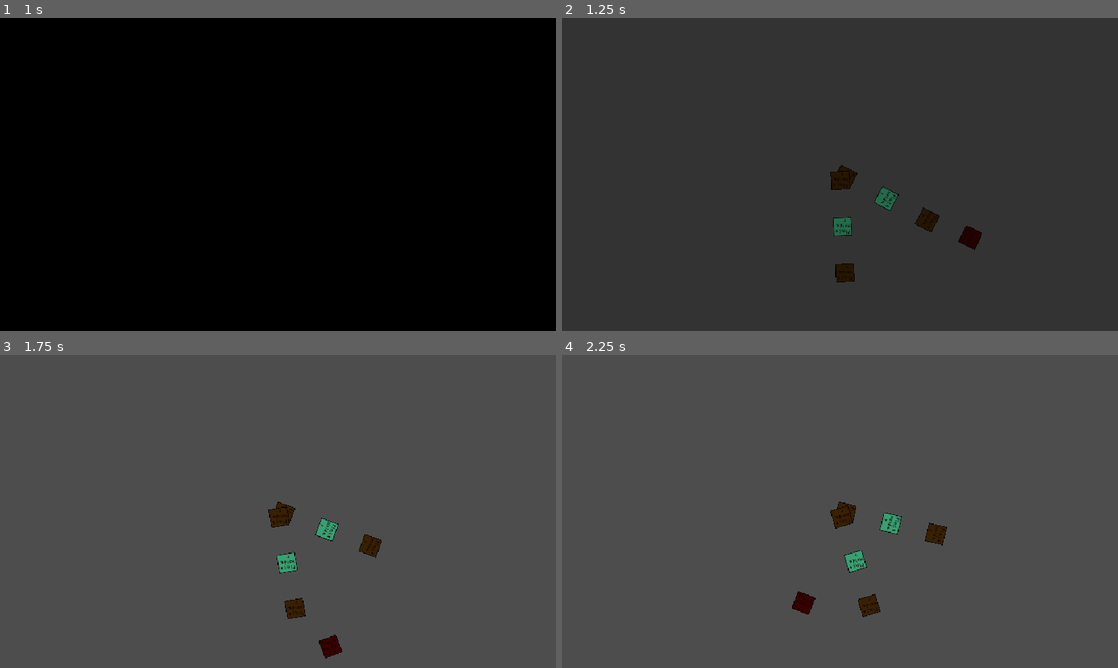
Above: before the commit, frames 1-4 (two rows, left to right).
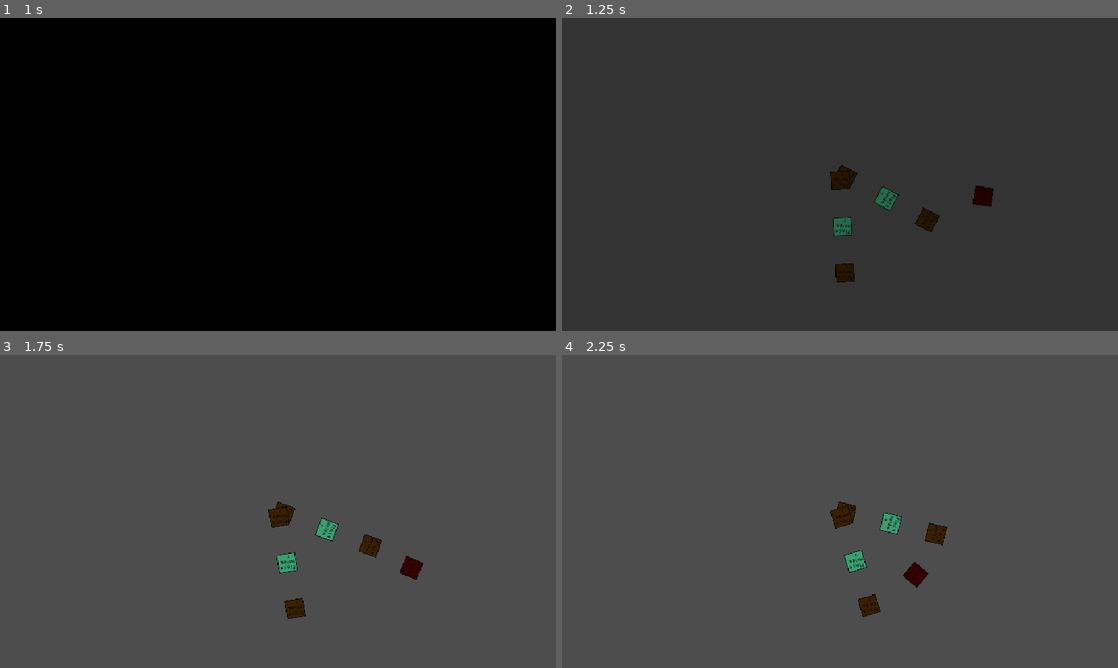
Above: after the commit, the same moments.

Repository: CookieFinder23/YGDA-Fall-Game-Jam-2026
Game: Godot game, scene res://ui/title_screen/title_screen.tscn
Two runs of this game, one before a commit and one after it. Both use one fixed random seed, a clock stepped at 60 frames per second and the inputs below.
Inputs (mouse positions are in pixels of both pictures, inside the frame that each line leads up to):
- Up to frame 1 (1 s): click (278, 115) at 0.5 s
- Up to frame 2 (1.25 s): no input
- Up to frame 3 (1.75 s): hold W (up) from 1.28 s (still down)
- Up to frame 4 (2.25 s): release W (up) at 2.03 s; hold S (down) from 2.03 s (still down)

Frame 1 is identical in both runs. In frame 2, 0.4% of the frame differs, in the area x 71-78%, y 53-75%; in frame 3, 0.4%; in frame 4, 0.4%.

Commit message:
test to see if constant speed is better
hallo

Diff:
--- /dev/null
+++ b/fall-game-jam-2026/level/ring.tscn
@@ -0,0 +1,3 @@
+[gd_scene format=3 uid="uid://c3g5qpvcqvnvi"]
+
+[node name="Ring" type="Node2D" unique_id=1627404134]
--- a/fall-game-jam-2026/level_object/orbiting_object.gd
+++ b/fall-game-jam-2026/level_object/orbiting_object.gd
@@ -10,6 +10,6 @@
 const MAX_RING_NUM = 2
 
 func move(dist: float):
-	ring_pos += dist
+	ring_pos += dist / ((90 + 80 * ring_num) / 80)
 	if ring_pos > 2 * PI:
 		ring_pos -= 2 * PI
